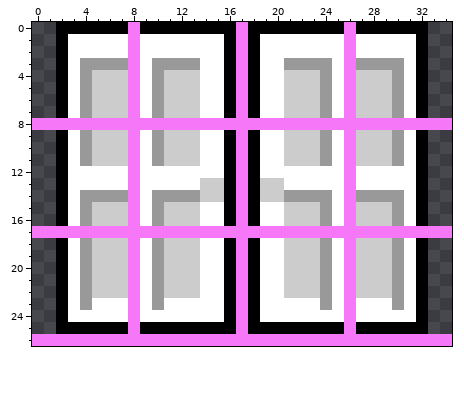
Two states of a pixel-art sprite, Tiles/SylvsDoorOpen.png. That is the earlier state.
The file is 70x54 pixels, drawn in blocks of 2x2; one block is one cell here.
And afterwards:
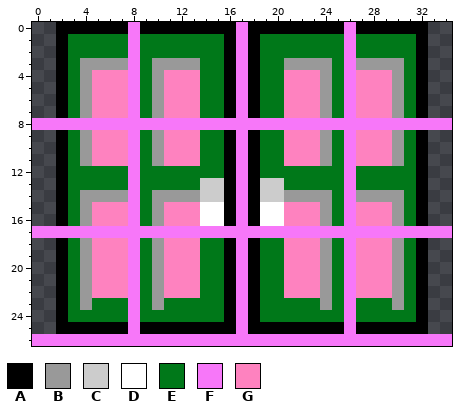
Palette (. is transparent): A #000000  B #999999  C #cccccc  D #ffffff  E #007819  F #f777f9  G #fe82bf
Diff:
The author changed colour D to colour E in rows 1 to 2 at x 3 to 7, 9 to 15, 19 to 25 and 27 to 31; in rows 3 to 7 at x 3, 9, 14 to 15, 19 to 20, 25 and 31; in rows 9 to 11 at x 3, 9, 14 to 15, 19 to 20, 25 and 31; in row 12 at x 3 to 7, 9 to 15, 19 to 25 and 27 to 31; in row 13 at x 3 to 7, 9 to 13, 21 to 25 and 27 to 31; in rows 14 to 16 at x 3, 9, 25 and 31.
The author changed colour D to colour E in rows 18 to 22 at x 3, 9, 14 to 15, 19 to 20, 25 and 31; in row 23 at x 3, 5 to 7, 9, 11 to 15, 19 to 23, 25, 27 to 29 and 31; in row 24 at x 3 to 7, 9 to 15, 19 to 25 and 27 to 31.
The author changed colour C to colour G in rows 4 to 7 at x 5 to 7, 11 to 13, 21 to 23 and 27 to 29; in rows 9 to 11 at x 5 to 7, 11 to 13, 21 to 23 and 27 to 29; in rows 15 to 16 at x 5 to 7, 11 to 13, 21 to 23 and 27 to 29; in rows 18 to 22 at x 5 to 7, 11 to 13, 21 to 23 and 27 to 29.
Changed places in both pictures, as pixel boxes (x1, y1, x2, y2):
changed: (68, 34, 416, 322)
